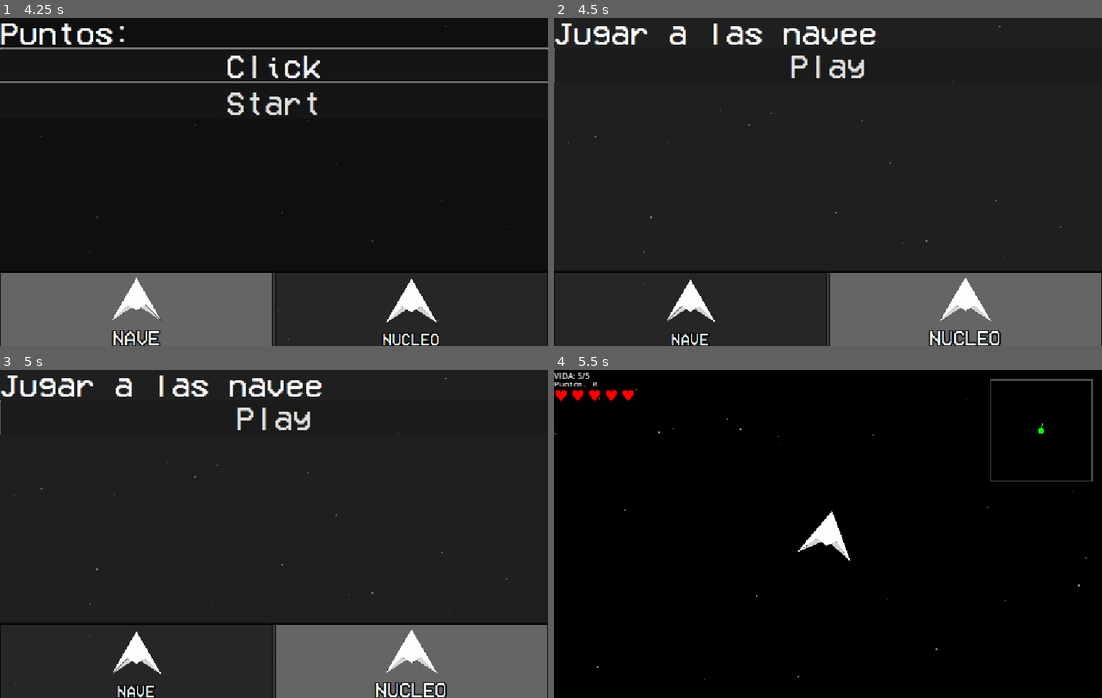
Above: before the commit, frames 1-4 (two rows, left to right).
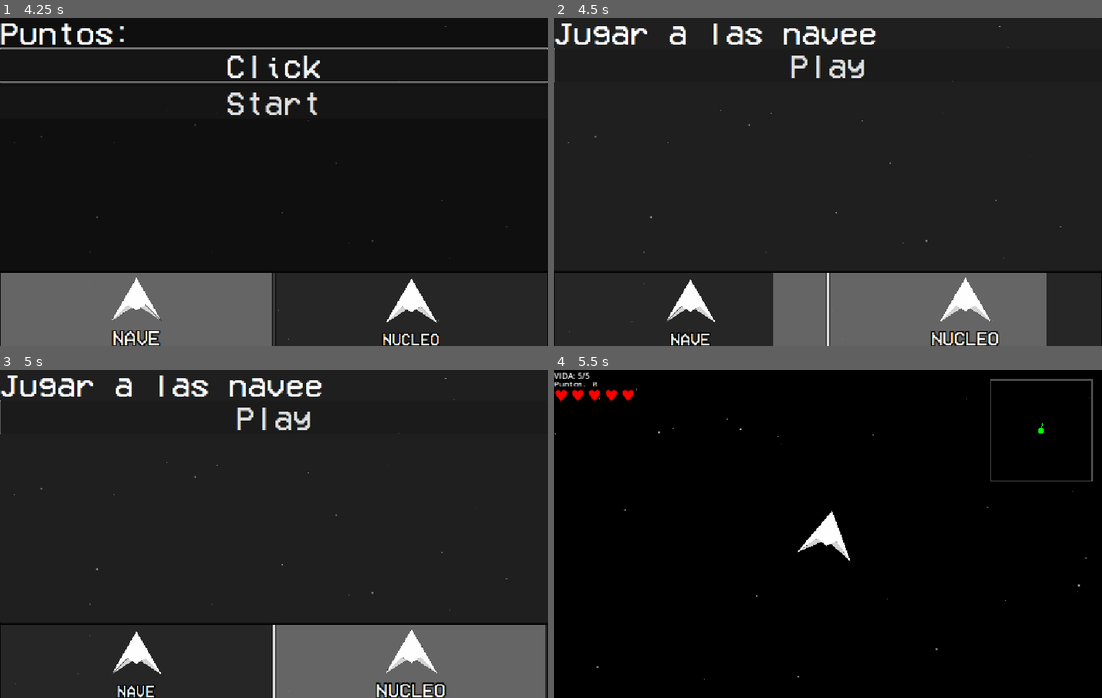
Above: after the commit, the same moments.

Repository: Maretesus666/Apeiron
Game: Godot game, scene res://scenes/Hub.tscn
Same seed, same stepped clock (60 frames per second), same inputs: the game is played once before the commit and once after it. This scene is started directly instead of the project's main scene.
Inputs (mouse positions are in pixels of both pictures, inside the frame that each line leads up to):
- Up to frame 1 (4.25 s): click (137, 309) at 0.52 s; click "Start" at 1.25 s; click "Start" at 2 s; click "Click" at 2.75 s; tap Enter at 3.5 s; move the mouse to (394, 165) at 3.52 s; press the mouse at (394, 165) at 3.53 s; hold D (move_right) from 3.53 s (still down)
- Up to frame 2 (4.5 s): tap Space at 4.25 s; move the mouse to (718, 198) at 4.27 s; release D (move_right) at 4.28 s; release the mouse at (718, 198) at 4.28 s; hold S (move_down) from 4.28 s (still down); click (718, 198) at 4.35 s
- Up to frame 3 (5 s): keep holding S (move_down)
- Up to frame 4 (5.5 s): release S (move_down) at 5 s; click "Play" at 5 s

Frame 1 is identical in both runs. In frame 2, 5.2% of the frame differs, in the area x 21-100%, y 77-100%; in frame 3, 0.6%; in frame 4, nothing differs.

Commit message:
Update hub.gd

Diff:
--- a/apeiron-godot/scripts/hub.gd
+++ b/apeiron-godot/scripts/hub.gd
@@ -10,19 +10,16 @@
 var is_manual_scrolling: bool = false
 var scroll_to: float = 0.0
 var scroll_to_index: int = 0
+var page_width: float = 0.0
+var scroll_pos: float = 0.0
 
 func _ready():
 	await get_tree().process_frame
-	@warning_ignore("narrowing_conversion")
+	await get_tree().process_frame  # segundo frame para que el layout termine
+	page_width = scroller.get_child(0).get_child(0).size.x
 	scroller.scroll_horizontal = 0
 
-	# El script del clicker ahora está en la página del scroll, no en un tab
-	# Si usás clicker.gd en la página 1, asegurate de que el nodo tenga el script asignado
-func get_page_width() -> float:
-	var hbox = scroller.get_child(0)
-	if hbox and hbox.get_child_count() > 0:
-		return hbox.get_child(0).size.x
-	return scroller.size.x
+
 func _on_play_button_pressed():
 	get_tree().change_scene_to_file("res://scenes/game.tscn")
 
@@ -33,38 +30,41 @@
 func _on_scroll_container_scroll_ended() -> void:
 	is_scrolling = false
 
+
 func _process(delta: float) -> void:
-	var page_width := get_page_width()
+	var max_scroll := scroller.get_h_scroll_bar().max_value
+	if max_scroll == 0:
+		return
 
 	if is_manual_scrolling:
-		var current_scroll: float = scroller.scroll_horizontal
-		scroller.scroll_horizontal = int(lerp(float(current_scroll), scroll_to, 1.0 - pow(0.001, delta)))
-		var blend := scroller.scroll_horizontal / page_width
-		animation_tree["parameters/blend_position"] = blend
+		scroll_pos = lerp(scroll_pos, scroll_to, 1.0 - pow(0.001, delta))
+		scroller.scroll_horizontal = int(scroll_pos)
+		animation_tree["parameters/blend_position"] = scroll_pos / max_scroll
 
-		if abs(scroller.scroll_horizontal - scroll_to) < 1.0:
-			@warning_ignore("narrowing_conversion")
-			scroller.scroll_horizontal = scroll_to
+		if abs(scroll_pos - scroll_to) < 0.5:
+			scroll_pos = scroll_to
+			scroller.scroll_horizontal = int(scroll_to)
 			animation_tree["parameters/blend_position"] = float(scroll_to_index)
 			is_manual_scrolling = false
 			set_process(false)
 	else:
-		var scroll: float = scroller.scroll_horizontal / page_width
-		var target: float = float(round(scroll))
+		var progress := float(scroller.scroll_horizontal) / max_scroll
+		var target := float(round(progress))
 
 		if is_scrolling:
-			animation_tree["parameters/blend_position"] = scroll
-		elif abs(target - scroll) > 0.01:
+			animation_tree["parameters/blend_position"] = progress
+		elif abs(target - progress) > 0.01:
 			animation_tree["parameters/blend_position"] = lerp(float(animation_tree["parameters/blend_position"]), target, 0.1)
-			scroller.scroll_horizontal = int(lerp(float(scroller.scroll_horizontal), page_width * target, 0.2))
+			scroller.scroll_horizontal = int(lerp(float(scroller.scroll_horizontal), max_scroll * target, 0.2))
 		else:
 			animation_tree["parameters/blend_position"] = target
-			@warning_ignore("narrowing_conversion")
-			scroller.scroll_horizontal = page_width * target
+			scroller.scroll_horizontal = int(max_scroll * target)
 			set_process(false)
+
 func _on_button_pressed(extra_arg_0: int) -> void:
-	await get_tree().process_frame
+	var max_scroll := scroller.get_h_scroll_bar().max_value
+	scroll_pos = float(scroller.scroll_horizontal)  # ← esta línea
 	scroll_to_index = extra_arg_0
-	scroll_to = get_page_width() * extra_arg_0
+	scroll_to = max_scroll * float(extra_arg_0)
 	is_manual_scrolling = true
 	set_process(true)
